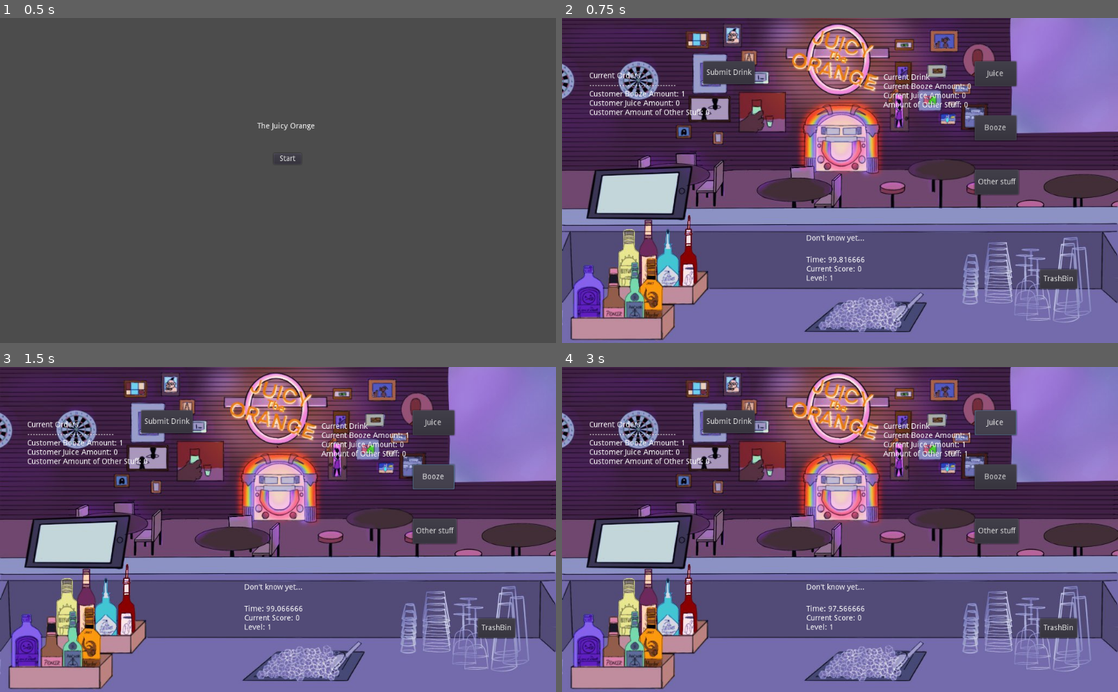
Above: before the commit, frames 1-4 (two rows, left to right).
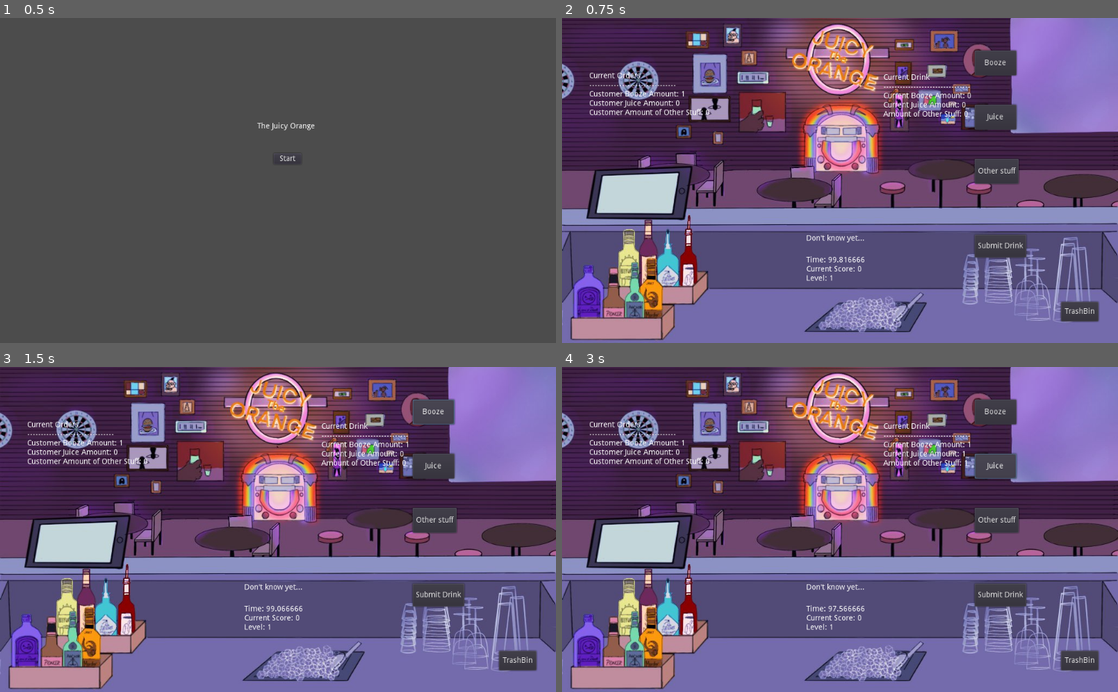
Above: after the commit, the same moments.

Repository: ValorZard/Bar-Game
Game: Godot game, scene res://Menu.tscn
Two runs of this game, one before a commit and one after it. Both use one fixed random seed, a clock stepped at 60 frames per second and the inputs below.
Inputs:
- Up to frame 1 (0.5 s): no input
- Up to frame 2 (0.75 s): click "Start" at 0.5 s
- Up to frame 3 (1.5 s): click "Booze" at 1.25 s
- Up to frame 4 (3 s): click "Other stuff" at 2 s; click "Juice" at 2.75 s

Frame 1 is identical in both runs. In frame 2, 4.2% of the frame differs, in the area x 25-97%, y 9-94%; in frame 3, 4.4%; in frame 4, 4.3%.

Commit message:
edited the scene to make it look nicer

Diff:
--- a/BarScript.gd
+++ b/BarScript.gd
@@ -118,6 +118,7 @@
 		$OrderLabel.text += "\n" + "Customer Amount of Other Stuff: " + str(drink.other_stuff)
 	# Drink
 	$DrinkLabel.text = "Current Drink"
+	$DrinkLabel.text += "\n" + "--------------------------------"
 	$DrinkLabel.text += "\n" + "Current Booze Amount: " + str(current_drink.booze_amt)
 	$DrinkLabel.text += "\n" + "Current Juice Amount: " + str(current_drink.juice_amt)
 	$DrinkLabel.text += "\n" + "Amount of Other Stuff: " + str(current_drink.other_stuff)
--- a/Test.tscn
+++ b/Test.tscn
@@ -12,9 +12,9 @@
 
 [node name="BoozeBottle" type="Button" parent="."]
 margin_left = 760.0
-margin_top = 180.0
+margin_top = 60.0
 margin_right = 837.0
-margin_bottom = 226.0
+margin_bottom = 106.0
 rect_pivot_offset = Vector2( 125, 73 )
 text = "Booze"
 __meta__ = {
@@ -23,9 +23,9 @@
 
 [node name="OtherStuff" type="Button" parent="."]
 margin_left = 760.0
-margin_top = 280.0
+margin_top = 260.0
 margin_right = 841.0
-margin_bottom = 326.0
+margin_bottom = 306.0
 rect_pivot_offset = Vector2( -505, 92 )
 text = "Other stuff"
 __meta__ = {
@@ -34,9 +34,9 @@
 
 [node name="JuiceBottle" type="Button" parent="."]
 margin_left = 760.0
-margin_top = 80.0
+margin_top = 160.0
 margin_right = 837.0
-margin_bottom = 126.0
+margin_bottom = 206.0
 rect_pivot_offset = Vector2( 125, 73 )
 text = "Juice"
 __meta__ = {
@@ -74,20 +74,20 @@
 }
 
 [node name="TrashBin" type="Button" parent="."]
-margin_left = 880.0
-margin_top = 464.0
-margin_right = 949.0
-margin_bottom = 500.0
+margin_left = 919.0
+margin_top = 524.0
+margin_right = 988.0
+margin_bottom = 560.0
 text = "TrashBin"
 __meta__ = {
 "_edit_use_anchors_": false
 }
 
 [node name="SubmitDrink" type="Button" parent="."]
-margin_left = 260.0
-margin_top = 80.0
-margin_right = 355.0
-margin_bottom = 122.0
+margin_left = 760.0
+margin_top = 400.0
+margin_right = 855.0
+margin_bottom = 442.0
 text = "Submit Drink"
 __meta__ = {
 "_edit_use_anchors_": false
